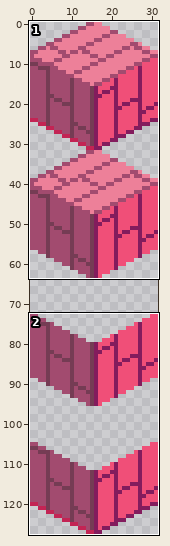
Two versions of one pixel-art file, Assets/Art/S_Wall_Wood_Nightmare_Cube.aseprite. The first picture is a wide view before the edit; the outline marks the close-up.
Close-up. Before:
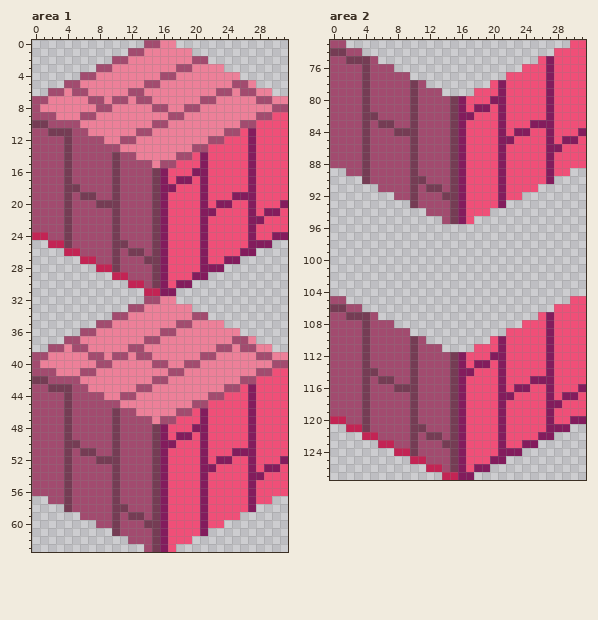
32x128 pixels, 1 frame. Shown: area 1: x 0..31, y 0..63; area 2: x 0..31, y 73..127.
New version:
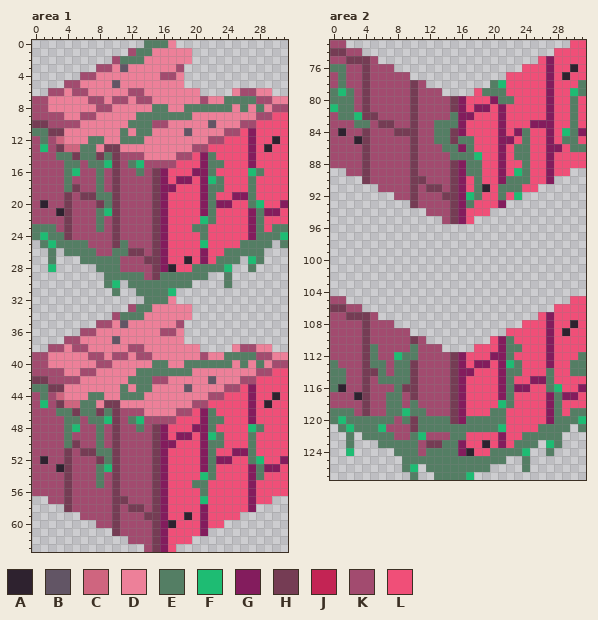
Palette (. is transparent): A #2e222f  B #625565  C #cf657f  D #ed8099  E #547e64  F #1ebc73  G #831c5d  H #753c54  J #c32454  K #a24b6f  L #f04f78
Difference:
layer "Pink" now hidden
layer "Pink Copy" added
layer "Layer 1" added
Changed rows in their new state; - is an unchanged pixel.
Area 1:
first column x 0:
 0 --------------EEE---------------
 1 -------------EE-----------------
 2 -----------EEE------..----------
 3 -----------B-------.....--------
 4 -------------------.......------
 5 ----------B---DD---.........----
 6 ---------------------....-------
 7 ----------------------D-EEEE----
 8 -K-------------EE--EEEEEE-E-E---
 9 ---K---------EEEEEEE------------
10 ------------EEE-------B---------
11 EE--DDD----E-EE----B------------
12 -E-CDDDEE--EEE----------------A-
13 -F-HCCEEDHH------------------A--
14 ---EEHEEHE---K--------E---------
15 ----EE-EEF--EF-K------EE--------
16 ----EF--E----E--------E----FE---
17 ----E---E-------------FE---E----
18 ----E---E-------------EE---E----
19 --------EE------------E----E----
20 -A-------E------------E----EF---
21 ---A----EF------------E-----E---
22 --------E------------FE-----E---
23 EEE-----E-----------EE------E-EE
24 EFEE-----------------E------EEEF
25 -EFEEEE----E---------F----EEEE-E
26 --E-EEEE--EE------------EEEEE---
27 --E---EEEEE--------A---EEE-FE---
28 --F-----EEE------A--EEEEF--E----
29 ---------EEEEE--EEEEEE--E-------
30 ---------EF-EEEEEEEE----E-------
31 ----------E--EEEEF--------------
32 --------------EEE---------------
33 -------------EE-----------------
34 -----------EEE------..----------
35 -----------B-------.....--------
36 -------------------.......------
37 ----------B---DD---.........----
38 ---------------------....-------
39 ----------------------D-EEEE----
40 -K-------------EE--EEEEEE-E-E---
41 ---K---------EEEEEEE------------
42 ------------EEE-------B---------
43 EE--DDD----E-EE----B------------
44 -E-CDDDEE--EEE----------------A-
45 -F-HCCEEDHH------------------A--
46 ---EEHEEHE---K--------E---------
47 ----EE-EEF--EF-K------EE--------
48 ----EF--E----E--------E----FE---
49 ----E---E-------------FE---E----
50 ----E---E-------------EE---E----
51 --------EE------------E----E----
52 -A-------E------------E----EF---
53 ---A----EF------------E-----E---
54 --------E------------FE-----E---
55 --------E-----------EE----------
56 ---------------------E----------
57 -----------H---------F----------
58 -----------KHH------------------
59 ------------KKH----A------------
60 --------------K--A--------------
Area 2, layers "Layer 1", "Pink Copy":
first column x 0:
 76 EE----------------------------A-
 77 -E---------------------------A--
 78 -E------------------EF---------E
 79 EFE----------------EEE--------FE
 80 EEE------------------EE-------E-
 81 FEE---------------------------E-
 82 -EEF-----------E--------------E-
 83 ---EE--------EEE--------------E-
 84 -A-----------EE---------E----FE-
 85 ---A---------EE-EE------E----EE-
 86 --------------EE-E-----EE-----EE
 87 ---------------EEEF----EE-------
 88 -----------------EE-----E-------
 89 -----------------EE----FE-------
 90 ------------------E---EEE-------
 91 ------------------EA-EEE--------
 92 -----------------FE--E-F--------
 93 -----------------E--------------
first column x 0:
108 ------------------------------A-
109 -----------------------------A--
110 ----------------------E---------
111 -----E----E-----------EE--------
112 -----E--FEE-----------E--------E
113 E----EE-EE------------FE------EE
114 EE----E-EE------------EE---E--EE
115 EE----EEEE------------E----E----
116 EA------E-------------E----EF---
117 ---A---EE-------------E-----E---
118 -------EE-E----------FE-----E---
119 EEE----EEFEE--------EE------E-EE
120 EFEEEEEE-E-EEEE--EEEEE------EEEF
121 -EFEEEF----EEEEEEEEEEF----EEEE-E
122 --E-EEEE--EFKK-EE-------EEEEE---
123 --E---EEEEE-HHEE---A---EEE-FE---
124 --F-----EEE-EEEE-A--EEEEF--E----
125 ---------EEEEEEEEEEEEE--E-------
126 ---------EF-EEEEEEEE----E-------
127 ----------E--EEEEF--------------
Boxes around the changes in both close-ups, in picture pixels (x1, y1, x2, y2):
changed: (32, 40, 288, 528)
changed: (330, 64, 370, 144)
changed: (434, 64, 586, 208)
changed: (330, 320, 586, 480)
